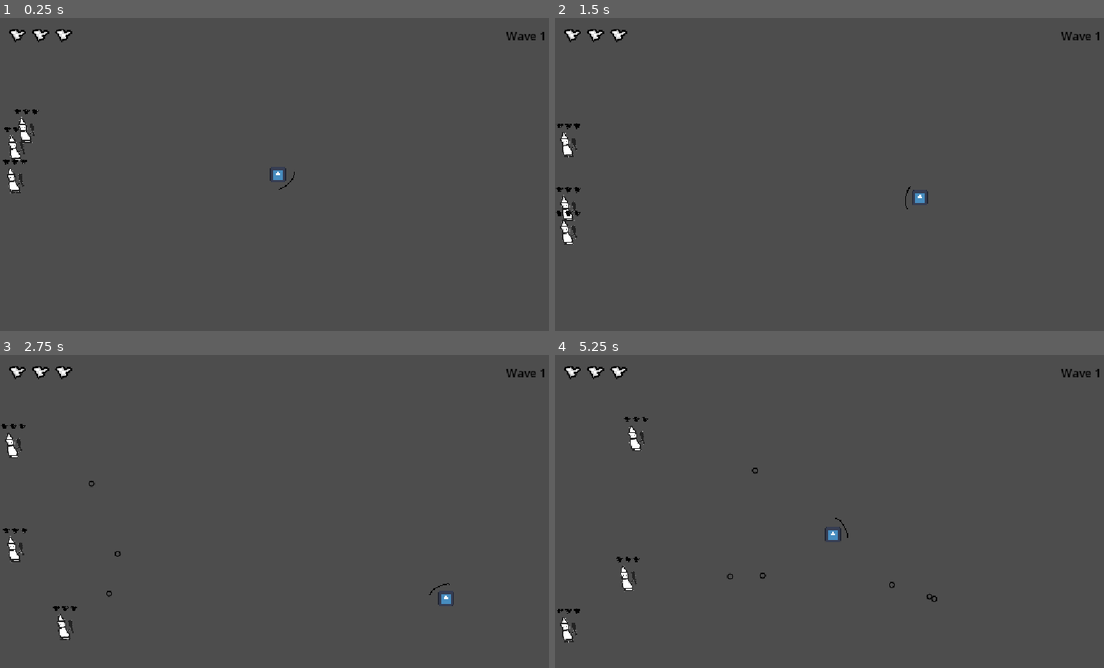
Above: before the commit, frames 1-4 (two rows, left to right).
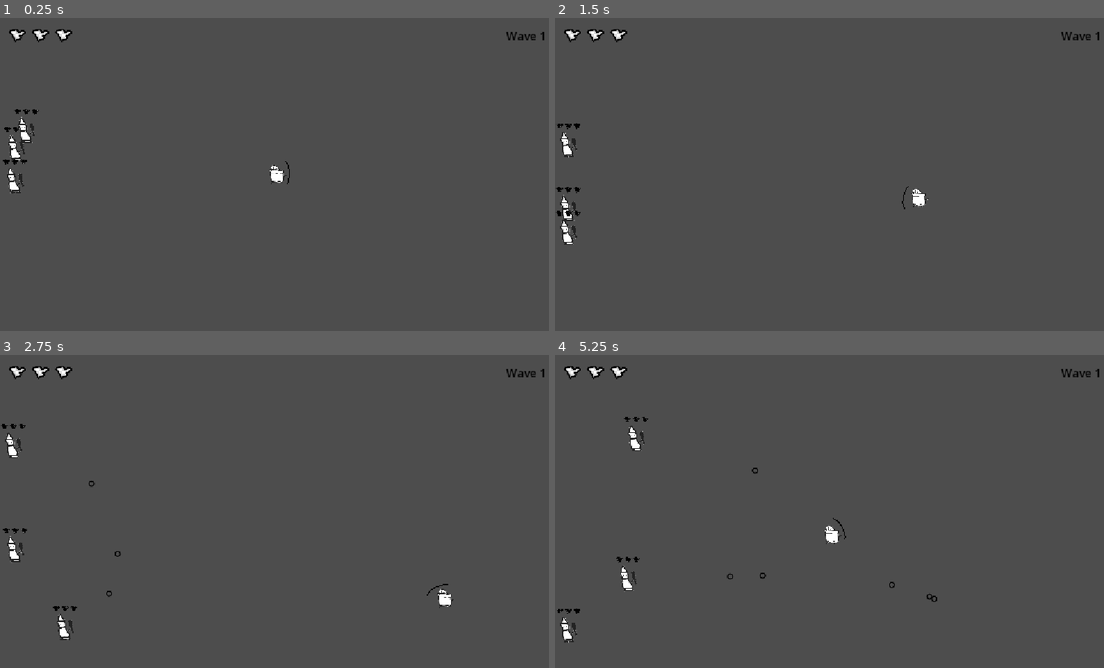
Above: after the commit, the same moments.

Repository: Tylerr-D/bonc
Game: Godot game, scene res://main.tscn
Same seed, same stepped clock (60 frames per second), same inputs: the game is played once before the commit and once after it. The engine's default icon, where the game draws it, is replaced by a stand-in: a white triangle on a blue panel in a dark square.
Inputs (mouse positions are in pixels of both pictures, inside the frame that each line leads up to):
- Up to frame 1 (0.25 s): no input
- Up to frame 2 (1.5 s): move the mouse to (955, 158) at 0.52 s; hold D (move_right) 0.53-1.28 s; move the mouse to (719, 190) at 1.27 s; hold S (move_down) from 1.28 s (still down)
- Up to frame 3 (2.75 s): move the mouse to (334, 442) at 2.02 s; release S (move_down) at 2.03 s; hold D (move_right) from 2.03 s (still down)
- Up to frame 4 (5.25 s): move the mouse to (807, 574) at 2.77 s; release D (move_right) at 2.78 s; hold W (move_up) 2.78-3.53 s; move the mouse to (999, 558) at 3.52 s; hold A (move_left) 3.53-5.03 s; move the mouse to (664, 464) at 4.27 s; move the mouse to (862, 511) at 5.02 s; hold S (move_down) from 5.03 s (still down)

The runs differ from the first frame. In frame 1, 0.2% of the frame differs, in the area x 49-54%, y 45-55%; in frame 2, 0.2%; in frame 3, 0.1%; in frame 4, 0.2%, in the area x 48-54%, y 52-61%.

Commit message:
bug fixed?

Diff:
--- a/enemy.gd
+++ b/enemy.gd
@@ -42,6 +42,8 @@
 	global_position = get_canvas_transform().affine_inverse() * pos
 
 func take_damage():
+	if health <= 0:
+		return
 	health -= 1
 	get_node("Hearts/Heart" + str(health + 1)).hide()
 	print("Health: ", health)
--- a/enemy.tscn
+++ b/enemy.tscn
@@ -5,7 +5,7 @@
 [ext_resource type="Texture2D" uid="uid://jrr84jmllhkl" path="res://enemy_heart.png" id="3"]
 
 [sub_resource type="RectangleShape2D" id="RectangleShape2D_enemy"]
-size = Vector2(40, 60)
+size = Vector2(60, 80)
 
 [node name="Enemy" type="CharacterBody2D" unique_id=2122168939 groups=["enemies"]]
 collision_layer = 2
@@ -16,7 +16,7 @@
 texture = ExtResource("1")
 
 [node name="CollisionShape2D" type="CollisionShape2D" parent="." unique_id=1503831102]
-position = Vector2(0, -8)
+position = Vector2(-1, -15)
 shape = SubResource("RectangleShape2D_enemy")
 
 [node name="Hearts" type="Node2D" parent="." unique_id=1171643825]
--- a/player.gd
+++ b/player.gd
@@ -18,6 +18,8 @@
 	$ShieldPivot.rotate(PI)
 
 func take_damage():
+	if health <= 0:
+		return
 	health -= 1
 	get_parent().get_node("HUD/Heart" + str(health + 1)).hide()
 	print("Health: ", health)
--- a/player.tscn
+++ b/player.tscn
@@ -1,7 +1,7 @@
 [gd_scene format=3 uid="uid://74tk27yheux0"]
 
 [ext_resource type="Script" uid="uid://d2led8tf2rirr" path="res://player.gd" id="1"]
-[ext_resource type="Texture2D" uid="uid://4q335xxs2p" path="res://icon.svg" id="2"]
+[ext_resource type="Texture2D" path="res://player.png" id="2"]
 
 [sub_resource type="RectangleShape2D" id="RectangleShape2D_player"]
 size = Vector2(32, 32)
@@ -14,10 +14,11 @@
 texture = ExtResource("2")
 
 [node name="CollisionShape2D" type="CollisionShape2D" parent="." unique_id=146804424]
-position = Vector2(-1, 0)
+position = Vector2(1, 2)
 shape = SubResource("RectangleShape2D_player")
 
 [node name="ShieldPivot" type="Node2D" parent="." unique_id=820856167]
+position = Vector2(-5, 1)
 
 [node name="Shield" type="Line2D" parent="ShieldPivot" unique_id=1218419070]
 position = Vector2(-26, 0)
Binary file added: player.png
Not shown, added: player.png.import
